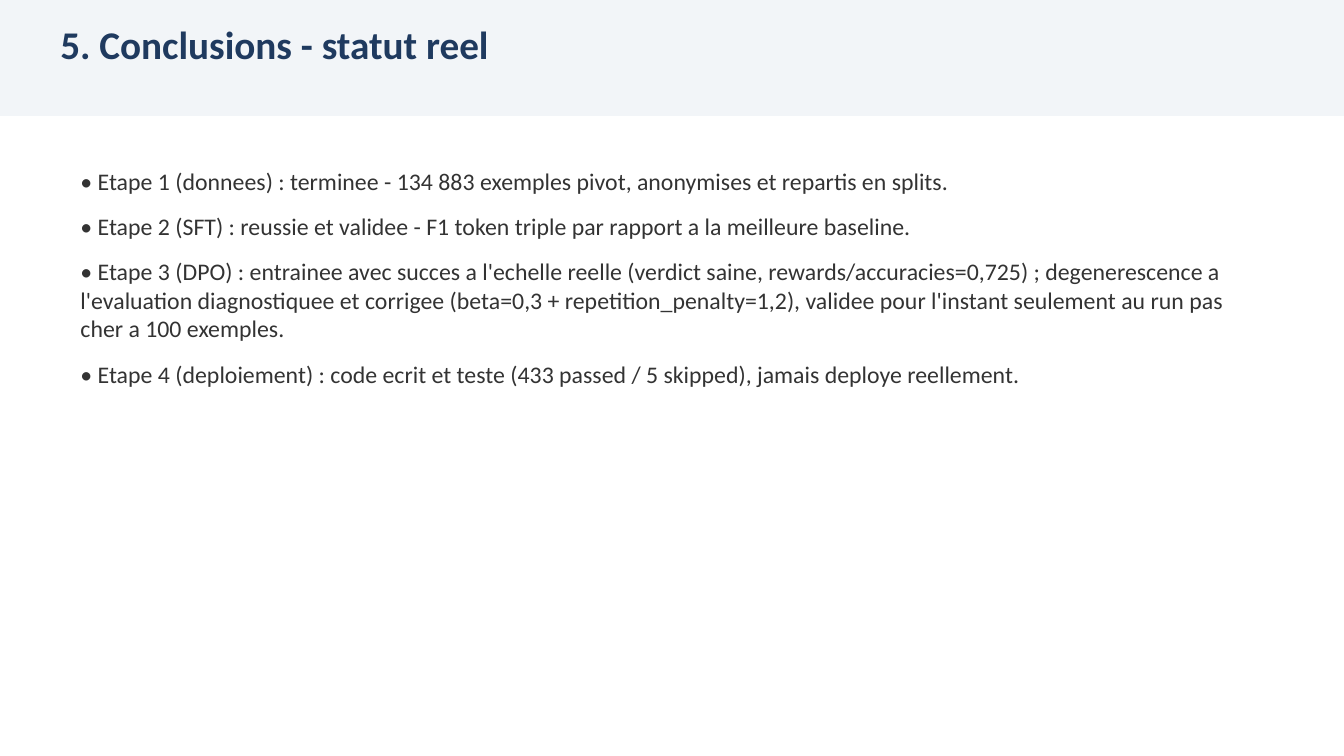
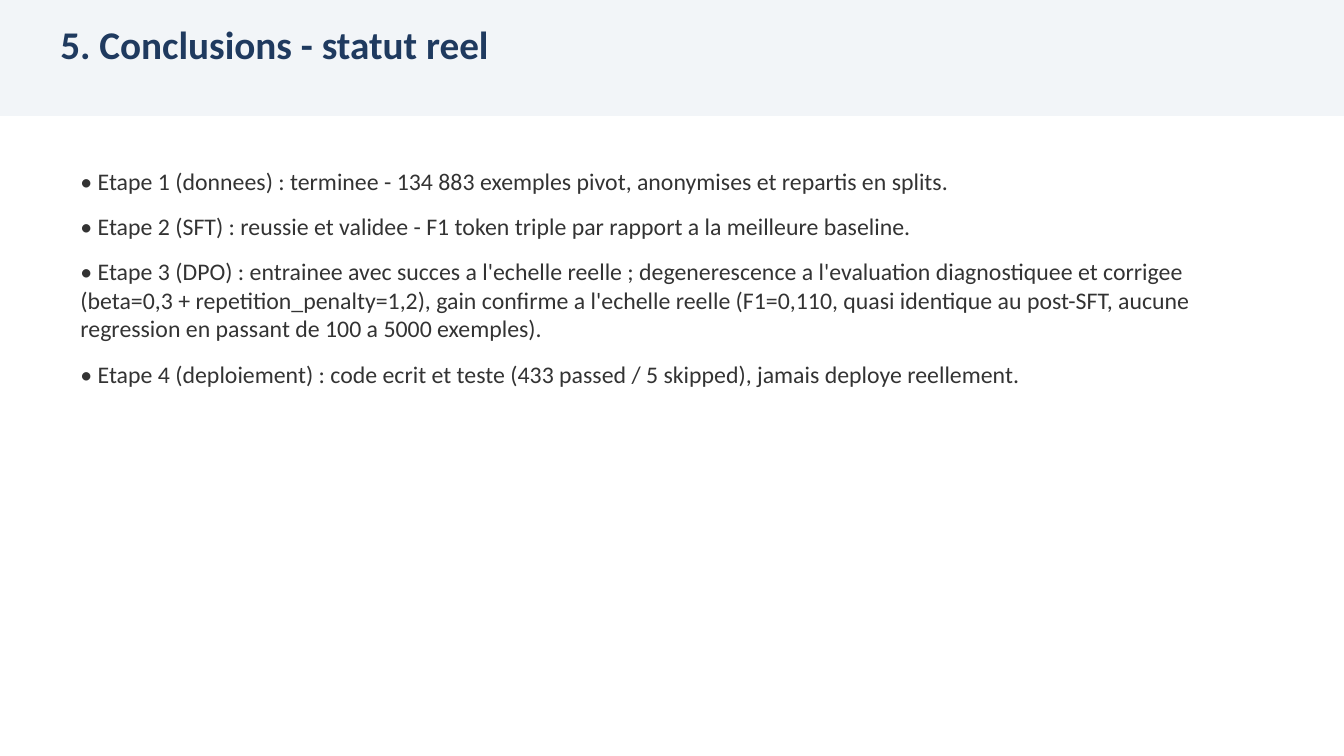
Before and after one commit to racemartin/m14_ocr, a slide deck: slide 18 of docs/00_cadrage/05_presentation_soutenance.pptx. Drawn at 1344x756 pixels with LibreOffice and Linux fonts; fonts in the diff are those of the drawing. Boxes give left, top, right and bottom in pixels: in the first picture for what was removed or moved away, otherwise in the second. Text is boxed around its words. In the diff, an @@ line names an element or a change of style, - is before the commit and + after.

Commit message:
fix(soutenance): refleter la confirmation DPO beta=0,3 a l'echelle reelle
Rebase sur main (commit local avance depuis le lancement de cette
branche) : le run complet a 5000 exemples avec beta=0,3 confirme
F1=0,110 (quasi identique au post-SFT, aucune regression par rapport
au checkpoint pas cher a 100). Met a jour les diapositives DPO
(run 5000, cause/correction, synthese, conclusions) pour retirer la
mention "a confirmer" devenue obsolete et citer les chiffres finaux.

```diff
--- a/docs/00_cadrage/05_presentation_soutenance.pptx
+++ b/docs/00_cadrage/05_presentation_soutenance.pptx
@@ text at <box>80,263,1189,341</box>: text changed @@
-• Etape 3 (DPO) : entrainee avec succes a l'echelle reelle (verdict saine, rewards/accuracies=0,725) ; degenerescence a l'evaluation diagnostiquee et corrigee (beta=0,3 + repetition_penalty=1,2), validee pour l'instant seulement au run pas cher a 100 exemples.
+• Etape 3 (DPO) : entrainee avec succes a l'echelle reelle ; degenerescence a l'evaluation diagnostiquee et corrigee (beta=0,3 + repetition_penalty=1,2), gain confirme a l'echelle reelle (F1=0,110, quasi identique au post-SFT, aucune regression en passant de 100 a 5000 exemples).
```
Also in this commit, not shown: 5 other slides changed, 1 other file.
